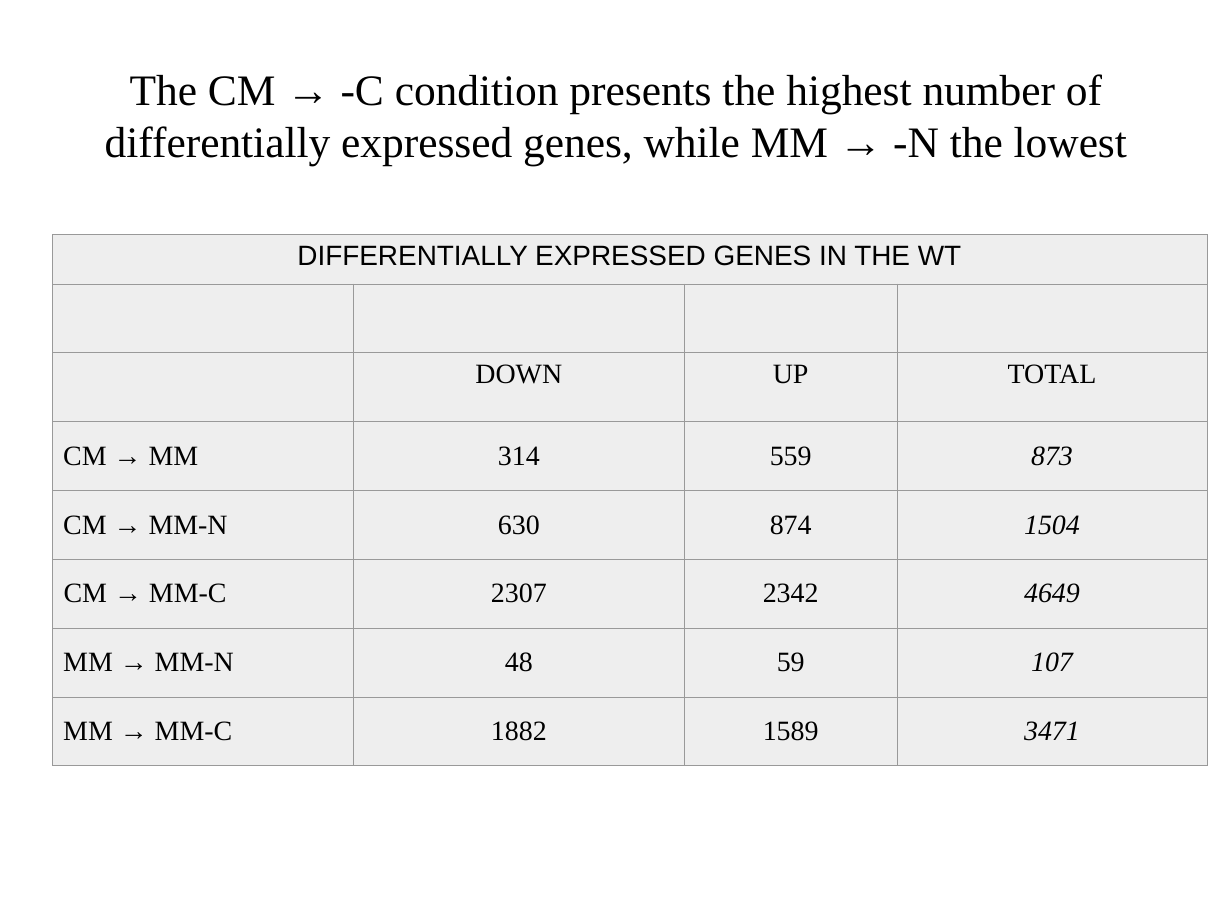
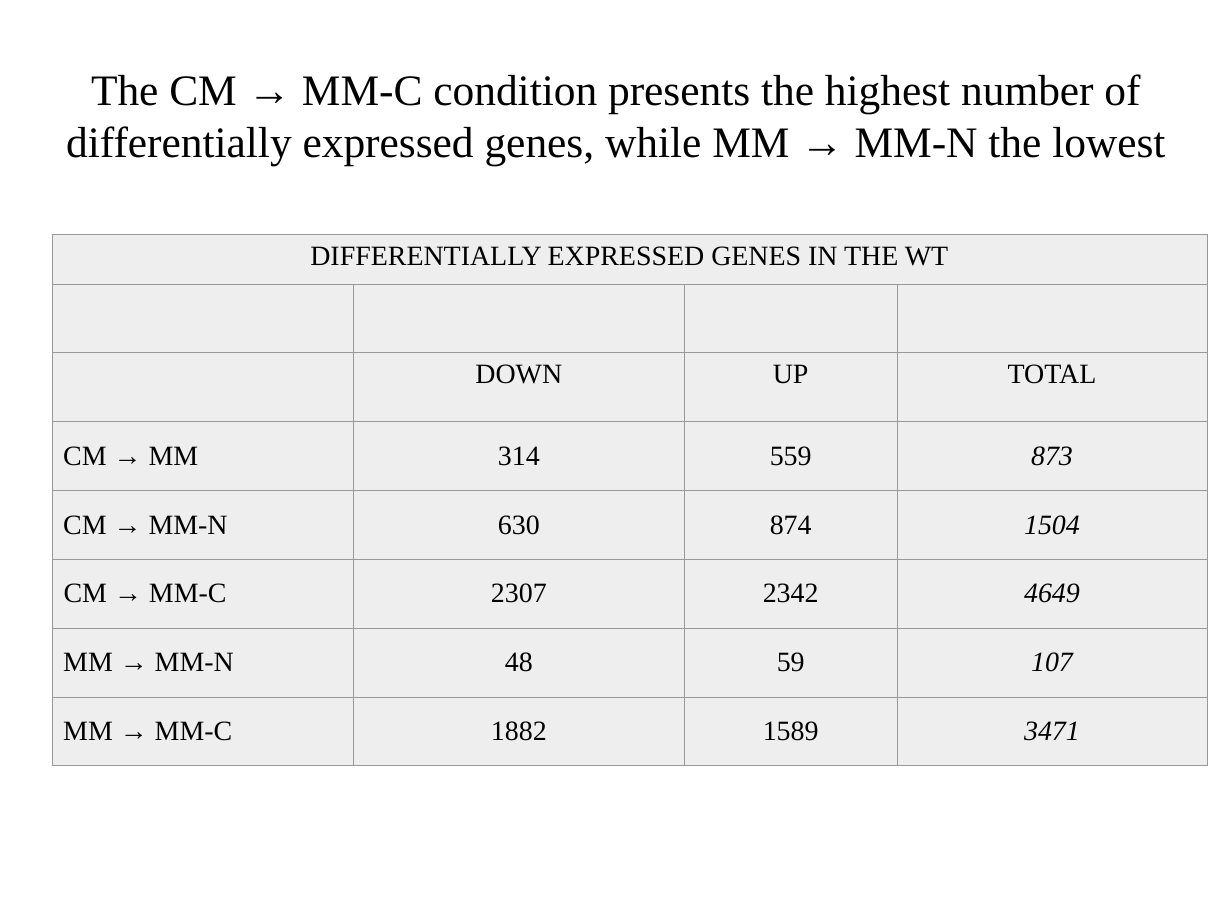
Before and after one commit to wilkinsonlab/m-oryzae-polya, a slide deck: slide 21 of doc/version_21_test/oryzae_presentation.odp. Drawn at 1232x924 pixels with LibreOffice and Linux fonts; fonts in the diff are those of the drawing; grey boxes stand for pictures. Boxes give left, top, right and bottom in pixels: in the first picture for what was removed or moved away, otherwise in the second. Text is boxed around its words. In the diff, an @@ line names an element or a change of style, - is before the commit and + after.

```diff
--- a/doc/version_21_test/oryzae_presentation.odp
+++ b/doc/version_21_test/oryzae_presentation.odp
@@ title at (x1=66, y1=74, x2=1165, y2=166): text changed @@
-The CM → -C condition presents the highest number of differentially expressed genes, while MM → -N the lowest
+The CM → MM-C condition presents the highest number of differentially expressed genes, while MM → MM-N the lowest
@@ table at (x1=53, y1=235, x2=1206, y2=766) @@
@@ font Arial to Times New Roman in "DIFFERENTIALLY EXPRESSED GENES IN THE WT" @@
```
Also in this commit, not shown: 28 other slides changed, 2 slides added, 1 slide removed, 6 other files.
